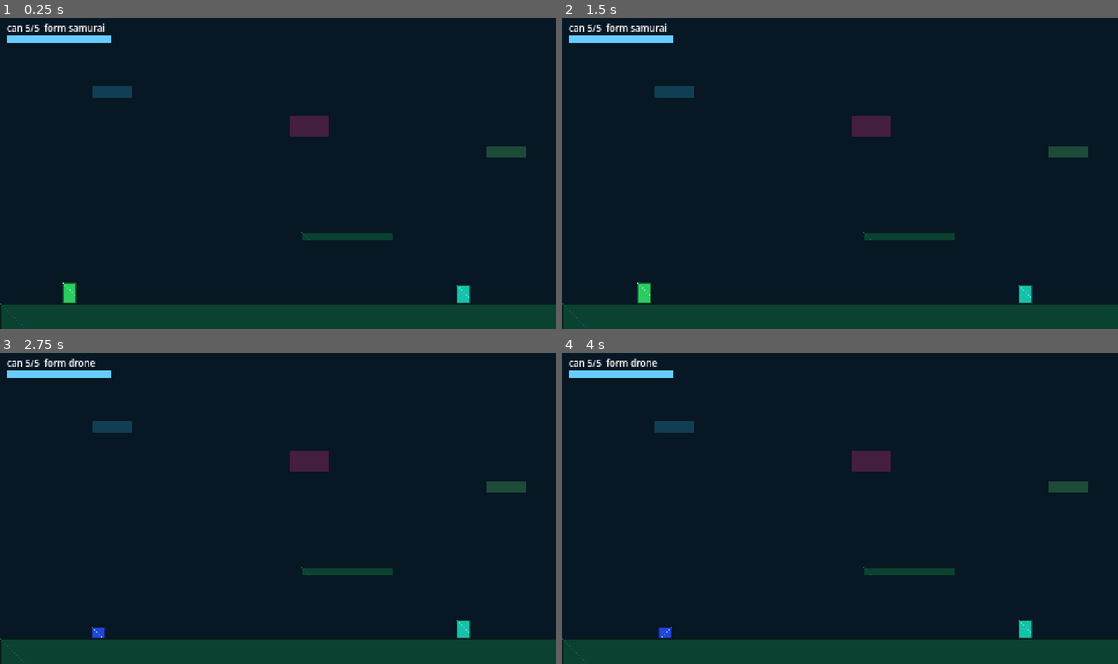
Above: before the commit, frames 1-4 (two rows, left to right).
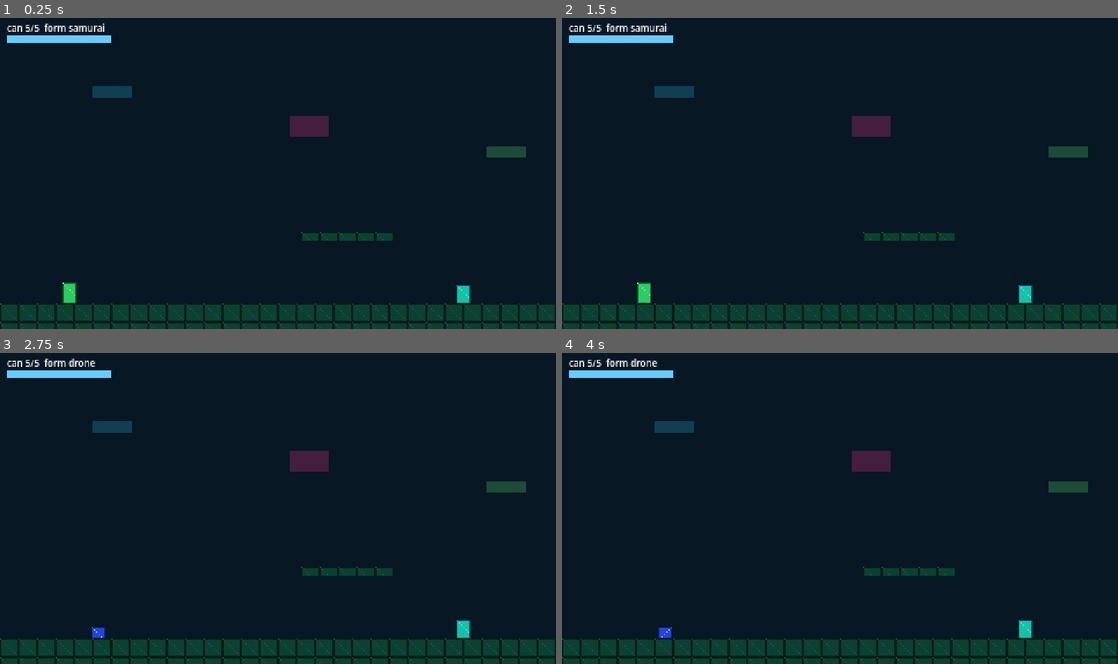
Above: after the commit, the same moments.

Repository: Eruldin/Honor-Meselesi
Game: Godot game, scene res://src/levels/ch2/Ch2.tscn
Two runs of this game, one before a commit and one after it. Both use one fixed random seed, a clock stepped at 60 frames per second and the inputs below. This scene is started directly instead of the project's main scene.
Inputs (mouse positions are in pixels of both pictures, inside the frame that each line leads up to):
- Up to frame 1 (0.25 s): no input
- Up to frame 2 (1.5 s): tap Enter at 0.5 s; move the mouse to (962, 157) at 0.52 s; hold D (move_right) 0.53-1.25 s; tap J (attack) at 0.6 s; click (962, 157) at 0.67 s; tap Space (jump) at 0.77 s; drag from (728, 189) to (639, 291) at 1.27 s
- Up to frame 3 (2.75 s): tap Space (jump) at 2 s; move the mouse to (333, 440) at 2.02 s; hold D (move_right) from 2.03 s (still down); tap E (form_next) at 2.1 s
- Up to frame 4 (4 s): release D (move_right) at 2.75 s; drag from (812, 570) to (678, 629) at 2.77 s; tap Enter at 3.5 s; move the mouse to (1006, 555) at 3.52 s; hold A (move_left) from 3.53 s (still down); tap K (parry) at 3.6 s; tap Space (jump) at 3.77 s

The runs differ from the first frame. In frame 1, 2.0% of the frame differs, in the area x 0-100%, y 68-100%; in frame 2, 2.0%; in frame 3, 2.0%; in frame 4, 2.0%.

Commit message:
AssetLoader.texture() size parametresi gercekten olceklesin (38 sprite duzeltmesi)
- texture(key,size): size>0 oldugunda dokuyu NEAREST ile o boyuta
  olcekle; varsayilan -1 = native boyut (mevcut cagrir davranisi korunur)
- tiled_texture artik native kaynagi dosemeli (olceklenmis degil)
- Zeminler/duvarlar/zincir texture -> tiled_texture (esnetme yerine dosemeli)
- Prolog evi: butun j_* proplara hedef yukseklikli olcek (devasa
  sapka/raf/samuray sorunu); sit sprite 30px, TV 62px, kılıc rafi 74px

Etkisi: prolog sapka 160x135 dev -> 22x10, glitch yaratik dev -> 16x14,
prolog oda proplari dogru oranli; chX zeminleri kucuk parca yerine
tam kaplama

Co-Authored-By: Devin AI <158243242+devin-ai-integration[bot]@users.noreply.github.com>

Diff:
--- a/src/core/asset_loader.gd
+++ b/src/core/asset_loader.gd
@@ -84,8 +84,10 @@
 
 ## Mantiksal asset icin texture dondurur; yoksa placeholder uretir.
 ## Manifest "region": [x,y,w,h] varsa atlas bolgesi (AtlasTexture) doner.
-func texture(logical_id: StringName, size := Vector2i(16, 16)) -> Texture2D:
-	var key := "tex_" + String(logical_id)
+## size > 0 verilirse doku o boyuta NEAREST ile olceklenir (sprite'larin
+## istenen oyun boyutunda gorunmesi icin); negatif/varsayilan = native boyut.
+func texture(logical_id: StringName, size := Vector2i(-1, -1)) -> Texture2D:
+	var key := "tex_%s_%dx%d" % [logical_id, size.x, size.y]
 	if _cache.has(key):
 		return _cache[key]
 	if has_asset(logical_id):
@@ -94,19 +96,24 @@
 		var rel: String = entry["files"][0] if entry.has("files") else entry.get("path", "")
 		var full := _load_image_texture(rel)
 		if full != null:
+			var src: Texture2D = full
 			if entry.has("region"):
 				var r: Array = entry["region"]
 				var at := AtlasTexture.new()
 				at.atlas = full
 				at.region = Rect2(r[0], r[1], r[2], r[3])
-				_cache[key] = at
-				return at
-			_cache[key] = full
-			return full
+				src = at
+			if size.x > 0 and size.y > 0 and Vector2i(src.get_size()) != size:
+				var img := src.get_image()
+				if img != null:
+					img.resize(size.x, size.y, Image.INTERPOLATE_NEAREST)
+					src = ImageTexture.create_from_image(img)
+			_cache[key] = src
+			return src
 	var local_path: String = PLACEHOLDER_ROOT.path_join(String(logical_id).replace("/", "_") + ".png")
 	if ResourceLoader.exists(local_path):
 		return load(local_path)
-	return placeholder_texture(String(logical_id), size)
+	return placeholder_texture(String(logical_id), size if size.x > 0 else Vector2i(16, 16))
 
 
 ## Spritesheet'ten SpriteFrames uretir: manifest "frame": [w,h], "fps": n.
@@ -149,7 +156,7 @@
 	var key := "tile_%s_%dx%d" % [logical_id, size.x, size.y]
 	if _cache.has(key):
 		return _cache[key]
-	var src: Texture2D = texture(logical_id, size)
+	var src: Texture2D = texture(logical_id)
 	if src == null:
 		return null
 	var t := src.get_image()
--- a/src/levels/ch1/ch1.gd
+++ b/src/levels/ch1/ch1.gd
@@ -1061,7 +1061,7 @@
 		if AssetLoader.has_asset(&"prop/deco_barrier"):
 			ws.texture = AssetLoader.texture(&"prop/deco_barrier")
 		else:
-			ws.texture = AssetLoader.texture(&"terrain/cave_bricks", Vector2i(18, 160))
+			ws.texture = AssetLoader.tiled_texture(&"terrain/cave_bricks", Vector2i(18, 160))
 		ws.modulate = Color(0.8, 0.5, 0.45)
 		w.add_child(ws)
 		ws.scale = Vector2(1.0, 0.0)
--- a/src/levels/ch2/ch2.gd
+++ b/src/levels/ch2/ch2.gd
@@ -111,7 +111,7 @@
 	col.shape = rect
 	body.add_child(col)
 	var sprite := Sprite2D.new()
-	sprite.texture = AssetLoader.texture(&"terrain/ch2_ground", Vector2i(size))
+	sprite.texture = AssetLoader.tiled_texture(&"terrain/ch2_ground", Vector2i(size))
 	sprite.modulate = Color(0.15, 0.3, 0.4)
 	body.add_child(sprite)
 	body.global_position = center
--- a/src/levels/ch3/ch3.gd
+++ b/src/levels/ch3/ch3.gd
@@ -121,7 +121,7 @@
 	col.shape = rect
 	body.add_child(col)
 	var sprite := Sprite2D.new()
-	sprite.texture = AssetLoader.texture(&"terrain/ch3_ground", Vector2i(size))
+	sprite.texture = AssetLoader.tiled_texture(&"terrain/ch3_ground", Vector2i(size))
 	sprite.modulate = Color(0.25, 0.18, 0.35)
 	body.add_child(sprite)
 	body.global_position = center
--- a/src/levels/ch4/ch4.gd
+++ b/src/levels/ch4/ch4.gd
@@ -93,7 +93,7 @@
 		pc.shape = pr
 		pipe.add_child(pc)
 		var ps := Sprite2D.new()
-		ps.texture = AssetLoader.texture(&"terrain/pipe", Vector2i(20, 26))
+		ps.texture = AssetLoader.tiled_texture(&"terrain/pipe", Vector2i(20, 26))
 		ps.modulate = Color(0.2, 0.6, 0.25)
 		pipe.add_child(ps)
 		pipe.global_position = Vector2(px, FLOOR_Y - 13)
@@ -131,7 +131,7 @@
 	col.shape = rect
 	body.add_child(col)
 	var sprite := Sprite2D.new()
-	sprite.texture = AssetLoader.texture(&"terrain/ch4_ground", Vector2i(size))
+	sprite.texture = AssetLoader.tiled_texture(&"terrain/ch4_ground", Vector2i(size))
 	sprite.modulate = Color(0.35, 0.6, 0.3)
 	body.add_child(sprite)
 	body.global_position = center
--- a/src/levels/ch5/ch5.gd
+++ b/src/levels/ch5/ch5.gd
@@ -120,7 +120,7 @@
 	if tex_id != &"" and AssetLoader.has_asset(tex_id):
 		sprite.texture = AssetLoader.tiled_texture(tex_id, Vector2i(size))
 	else:
-		sprite.texture = AssetLoader.texture(&"terrain/ch5_ground", Vector2i(size))
+		sprite.texture = AssetLoader.tiled_texture(&"terrain/ch5_ground", Vector2i(size))
 		sprite.modulate = Color(0.42, 0.38, 0.36)
 	body.add_child(sprite)
 	body.global_position = center
--- a/src/levels/prolog/prolog.gd
+++ b/src/levels/prolog/prolog.gd
@@ -112,13 +112,13 @@
 	# Duvar susleri: parşömenler, kirmizi armagan bayragi, parlayan
 	# kagit fenerler (referans ic mekandaki gibi)
 	var deco_specs := [
-		{ id = &"prop/shoji",    pos = Vector2(56, 96), mod = Color(0.95, 0.9, 0.85) },
-		{ id = &"prop/scroll_a", pos = Vector2(118, 80), mod = Color(1, 0.92, 0.82) },
-		{ id = &"prop/moonwin",  pos = Vector2(432, 88), mod = Color(0.95, 0.9, 0.85) },
-		{ id = &"prop/scroll_b", pos = Vector2(392, 80), mod = Color(1, 0.92, 0.82) },
-		{ id = &"prop/banner",   pos = Vector2(228, 62), mod = Color(1, 0.9, 0.85) },
-		{ id = &"prop/lantern_hang",  pos = Vector2(96, 62), mod = Color(1.05, 0.95, 0.85) },
-		{ id = &"prop/lantern_hang2", pos = Vector2(378, 62), mod = Color(1.05, 0.95, 0.85) },
+		{ id = &"prop/shoji",    pos = Vector2(56, 96),  h = 58.0, mod = Color(0.95, 0.9, 0.85) },
+		{ id = &"prop/scroll_a", pos = Vector2(118, 80), h = 46.0, mod = Color(1, 0.92, 0.82) },
+		{ id = &"prop/moonwin",  pos = Vector2(432, 88), h = 46.0, mod = Color(0.95, 0.9, 0.85) },
+		{ id = &"prop/scroll_b", pos = Vector2(392, 80), h = 46.0, mod = Color(1, 0.92, 0.82) },
+		{ id = &"prop/banner",   pos = Vector2(228, 62), h = 60.0, mod = Color(1, 0.9, 0.85) },
+		{ id = &"prop/lantern_hang",  pos = Vector2(96, 62),  h = 34.0, mod = Color(1.05, 0.95, 0.85) },
+		{ id = &"prop/lantern_hang2", pos = Vector2(378, 62), h = 40.0, mod = Color(1.05, 0.95, 0.85) },
 	]
 	for f in deco_specs:
 		if not AssetLoader.has_asset(f.id):
@@ -126,6 +126,8 @@
 		var ds := Sprite2D.new()
 		ds.texture = AssetLoader.texture(f.id)
 		var ts := ds.texture.get_size()
+		var sc: float = f.h / ts.y
+		ds.scale = Vector2(sc, sc)
 		ds.offset = Vector2(-ts.x / 2.0, 0)  # tavandan asili
 		ds.position = f.pos
 		ds.modulate = f.mod
@@ -134,14 +136,14 @@
 	# Mobilyalar: kalabalik raf + dama dolap + yanan fener sagda;
 	# masa + caydanlik + mum solda, hali ortada — referans kompozisyon
 	var furn_specs := [
-		{ id = &"prop/shelf_big",  pos = Vector2(430, FLOOR_Y - 2), mod = Color(1, 0.9, 0.85) },
-		{ id = &"prop/cabinet",    pos = Vector2(28, FLOOR_Y - 2),  mod = Color(0.95, 0.82, 0.72) },
-		{ id = &"prop/lantern3",   pos = Vector2(390, FLOOR_Y - 2), mod = Color(1.02, 0.95, 0.85) },
-		{ id = &"prop/vase",       pos = Vector2(80, FLOOR_Y - 2),  mod = Color(0.95, 0.85, 0.8) },
-		{ id = &"prop/table",      pos = Vector2(196, FLOOR_Y - 2), mod = Color(0.95, 0.85, 0.75) },
-		{ id = &"prop/furn_rug",   pos = Vector2(196, FLOOR_Y - 3), mod = Color(0.85, 0.62, 0.55) },
-		{ id = &"prop/candle",     pos = Vector2(330, FLOOR_Y - 2), mod = Color(1.02, 0.95, 0.85) },
-		{ id = &"prop/kettle",     pos = Vector2(150, FLOOR_Y - 2), mod = Color(0.9, 0.8, 0.75) },
+		{ id = &"prop/shelf_big",  pos = Vector2(430, FLOOR_Y - 2), h = 88.0, mod = Color(1, 0.9, 0.85) },
+		{ id = &"prop/cabinet",    pos = Vector2(28, FLOOR_Y - 2),  h = 52.0, mod = Color(0.95, 0.82, 0.72) },
+		{ id = &"prop/lantern3",   pos = Vector2(390, FLOOR_Y - 2), h = 40.0, mod = Color(1.02, 0.95, 0.85) },
+		{ id = &"prop/vase",       pos = Vector2(80, FLOOR_Y - 2),  h = 24.0, mod = Color(0.95, 0.85, 0.8) },
+		{ id = &"prop/table",      pos = Vector2(196, FLOOR_Y - 2), h = 30.0, mod = Color(0.95, 0.85, 0.75) },
+		{ id = &"prop/furn_rug",   pos = Vector2(196, FLOOR_Y - 3), h = 20.0, mod = Color(0.85, 0.62, 0.55) },
+		{ id = &"prop/candle",     pos = Vector2(330, FLOOR_Y - 2), h = 18.0, mod = Color(1.02, 0.95, 0.85) },
+		{ id = &"prop/kettle",     pos = Vector2(150, FLOOR_Y - 2), h = 14.0, mod = Color(0.9, 0.8, 0.75) },
 	]
 	for f in furn_specs:
 		if not AssetLoader.has_asset(f.id):
@@ -149,6 +151,8 @@
 		var fs := Sprite2D.new()
 		fs.texture = AssetLoader.texture(f.id)
 		var ts := fs.texture.get_size()
+		var sc2: float = f.h / ts.y
+		fs.scale = Vector2(sc2, sc2)
 		# Ayak hizasi: sprite'in alti zemine oturur
 		fs.offset = Vector2(-ts.x / 2.0, -ts.y)
 		fs.position = f.pos
@@ -162,13 +166,17 @@
 		var tv := Sprite2D.new()
 		tv.texture = AssetLoader.texture(&"prop/crt_tv")
 		var ts := tv.texture.get_size()
+		var tv_sc: float = 62.0 / ts.y
+		tv.scale = Vector2(tv_sc, tv_sc)
 		tv.offset = Vector2(-ts.x / 2.0, -ts.y)
 		tv.position = tv_pos
 		add_child(tv)
-		# ekran bolgesini sprite oranina gore olcekle
-		var sw: float = min(46.0, ts.x * 0.62)
+		# ekran bolgesini olcekli sprite oranina gore hesapla
+		var ex: float = ts.x * tv_sc
+		var ey: float = ts.y * tv_sc
+		var sw: float = min(46.0, ex * 0.62)
 		var sh: float = sw * 34.0 / 46.0
-		tv_screen = Rect2(tv_pos.x - ts.x * 0.30, tv_pos.y - ts.y * 0.72, sw, sh)
+		tv_screen = Rect2(tv_pos.x - ex * 0.30, tv_pos.y - ey * 0.72, sw, sh)
 	else:
 		var table := ColorRect.new()
 		table.color = Color(0.28, 0.2, 0.12)
@@ -205,6 +213,8 @@
 		var rack := Sprite2D.new()
 		rack.texture = AssetLoader.texture(rack_id)
 		var rs := rack.texture.get_size()
+		var rk_sc: float = 74.0 / rs.y
+		rack.scale = Vector2(rk_sc, rk_sc)
 		rack.offset = Vector2(-rs.x / 2.0, -rs.y / 2.0)
 		rack.global_position = Vector2(352, 150)
 		add_child(rack)
@@ -239,7 +249,8 @@
 		sit.texture = AssetLoader.texture(&"prop/player_sit")
 		var ss := sit.texture.get_size()
 		sit.offset = Vector2(-ss.x / 2.0, -ss.y)
-		sit.scale = Vector2(1.4, 1.4)
+		var sit_sc: float = 30.0 / ss.y
+		sit.scale = Vector2(sit_sc, sit_sc)
 		sit.flip_h = true
 		samurai.add_child(sit)
 		if samurai._anims != null:
--- a/src/levels/props/flicker_platform.gd
+++ b/src/levels/props/flicker_platform.gd
@@ -34,7 +34,7 @@
 
 	# Havada ucmamasi icin tavana bagli kopan zincir/ip gorunumu
 	var chain := Sprite2D.new()
-	chain.texture = AssetLoader.texture(&"terrain/chain", Vector2i(4, 150))
+	chain.texture = AssetLoader.tiled_texture(&"terrain/chain", Vector2i(4, 150))
 	chain.modulate = Color(0.3, 0.3, 0.4, 0.6)
 	chain.position = Vector2(0, -75)
 	chain.z_index = -1
--- a/src/levels/test_room/test_room.gd
+++ b/src/levels/test_room/test_room.gd
@@ -48,7 +48,7 @@
 	col.shape = rect
 	body.add_child(col)
 	var sprite := Sprite2D.new()
-	sprite.texture = AssetLoader.texture(&"terrain/ground", Vector2i(size))
+	sprite.texture = AssetLoader.tiled_texture(&"terrain/ground", Vector2i(size))
 	sprite.modulate = Color(0.35, 0.3, 0.45)
 	body.add_child(sprite)
 	body.global_position = center
